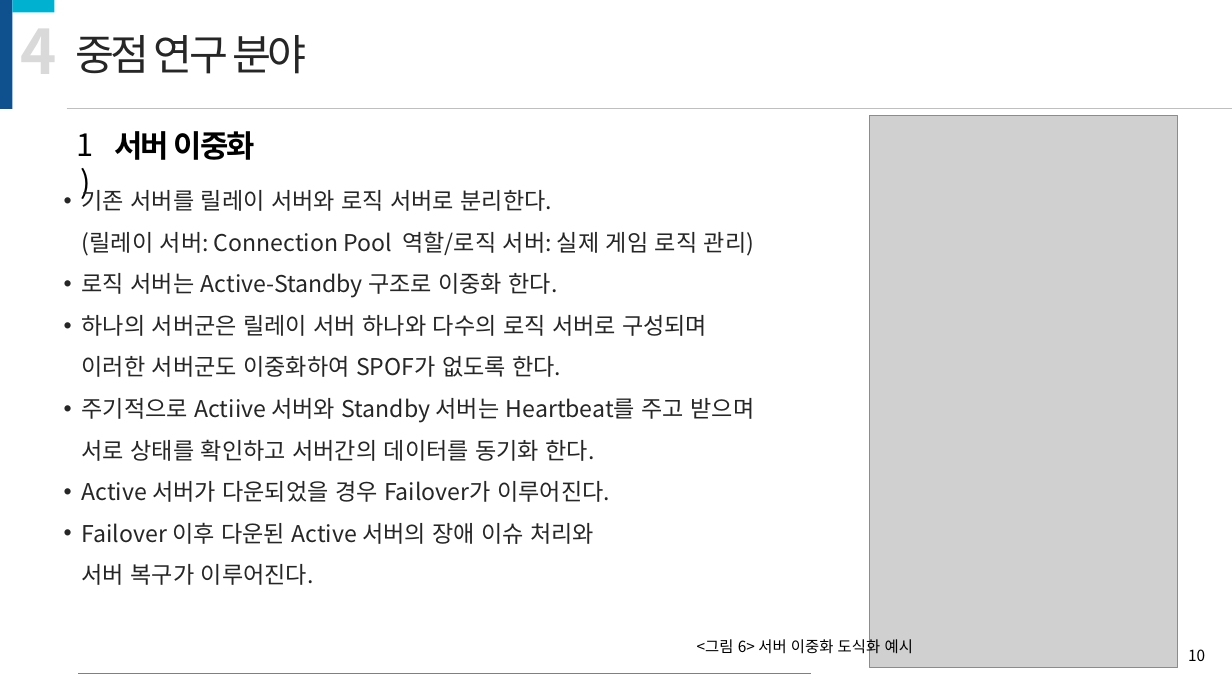
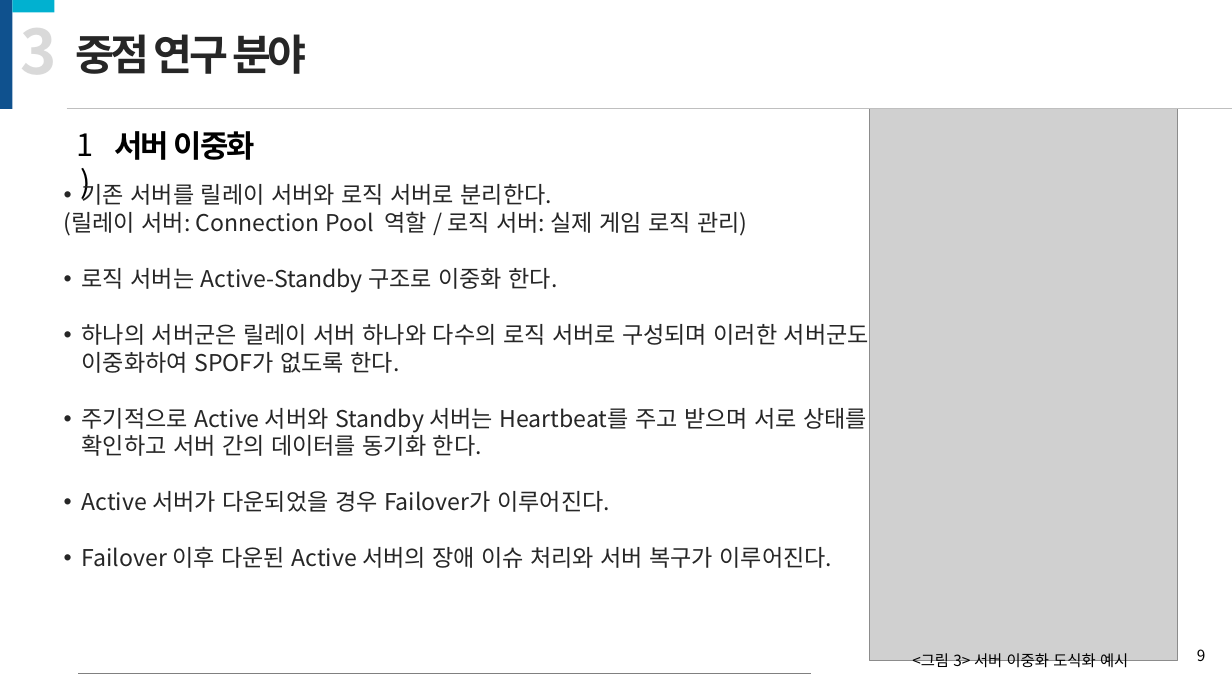
Before and after one commit to kiption/XD, a slide deck: slide 9 of 졸작_기획/[수정][제안서] Revenger_김승환_허재성_이세철.pptx (slide 10 before the commit). Drawn at 1232x693 pixels with LibreOffice and Linux fonts; fonts in the diff are those of the drawing; grey boxes stand for pictures. Boxes give left, top, right and bottom in pixels: in the first picture for what was removed or moved away, otherwise in the second. Text is boxed around its words. In the diff, an @@ line names an element or a change of style, - is before the commit and + after.

```diff
--- a/졸작_기획/[수정][제안서] Revenger_김승환_허재성_이세철.pptx
+++ b/졸작_기획/[수정][제안서] Revenger_김승환_허재성_이세철.pptx
@@ text "중점 연구 분야" at <box>76,34,306,74</box>: bold on @@
@@ picture: place and size @@
-picture at <box>870,116,1177,668</box>
+picture at <box>870,108,1177,661</box>
@@ text "기존 서버를 릴레이 서버와 로직 ...": place and size @@
-text "기존 서버를 릴레이 서버와 로직 ..." at <box>82,186,755,585</box>
+text "기존 서버를 릴레이 서버와 로직 ..." at <box>64,180,869,568</box>
@@ text at <box>64,180,747,236</box>: text changed @@
-• 기존 서버를 릴레이 서버와 로직 서버로 분리한다.
-  (릴레이 서버: Connection Pool 역할/로직 서버: 실제 게임 로직 관리)
+• 기존 서버를 릴레이 서버와 로직 서버로 분리한다.
+(릴레이 서버: Connection Pool 역할 / 로직 서버: 실제 게임 로직 관리)
@@ text at <box>82,268,869,568</box>: line spacing 1.5 to 1; more space between paragraphs @@
@@ text at <box>82,408,867,456</box>: text changed @@
-• 주기적으로 Actiive 서버와 Standby 서버는 Heartbeat를 주고 받으며
-  서로 상태를 확인하고 서버간의 데이터를 동기화 한다.
+• 주기적으로 Active 서버와 Standby 서버는 Heartbeat를 주고 받으며 서로 상태를 확인하고 서버 간의 데이터를 동기화 한다.
@@ text at <box>912,653,1128,671</box>: text changed @@
-<그림 6> 서버 이중화 도식화 예시
+<그림 3> 서버 이중화 도식화 예시
@@ page number at <box>1197,649,1206,661</box>: text changed @@
-10
+9
```
Also in this commit, not shown: 14 other slides changed, 1 slide removed.
